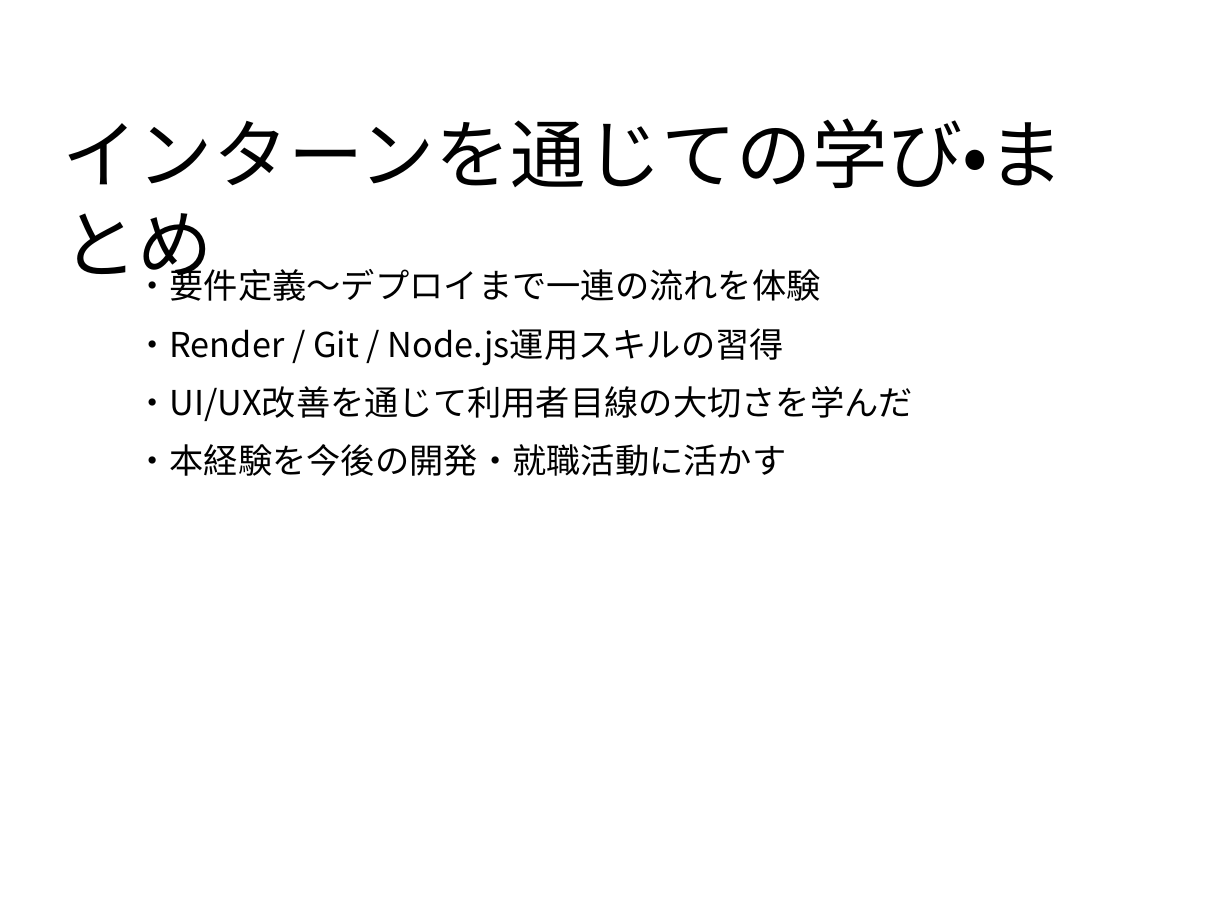
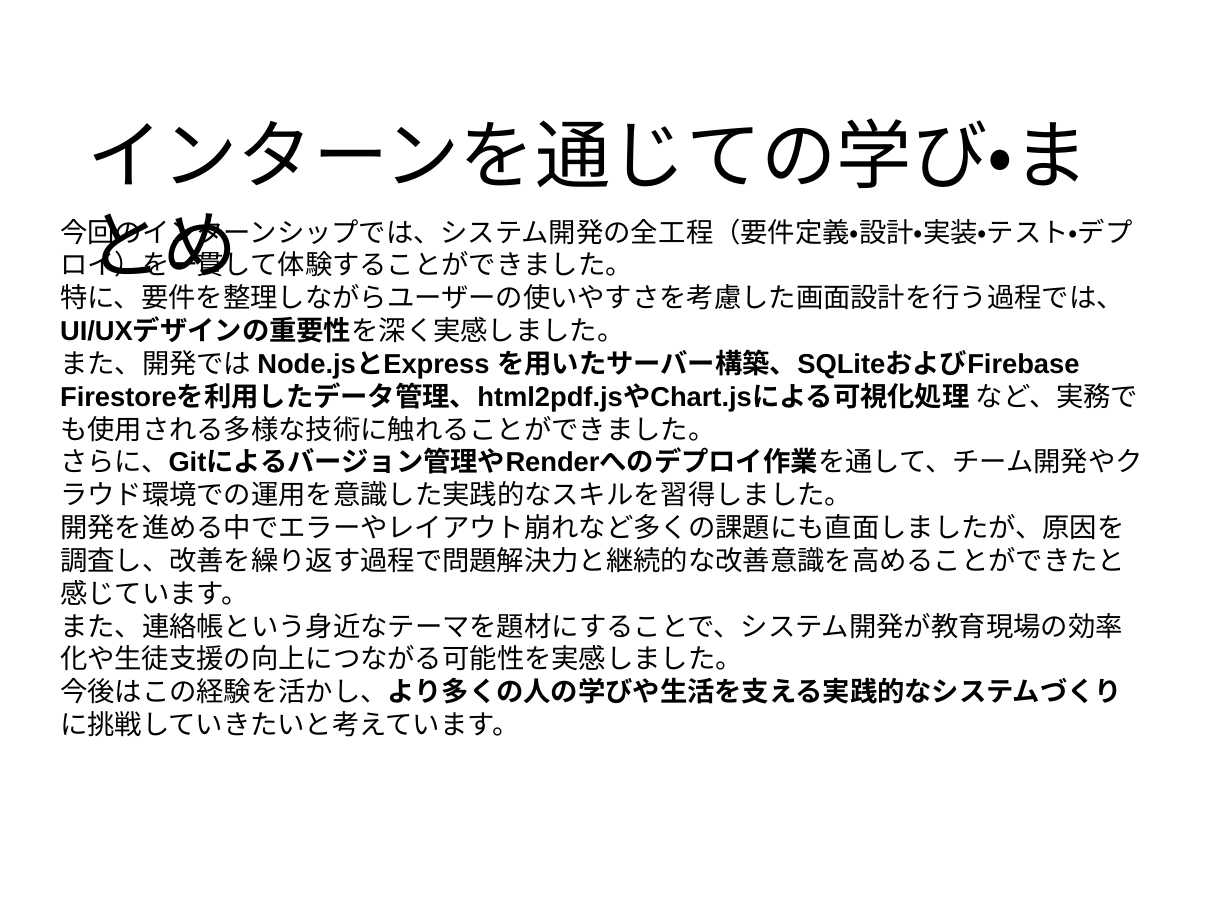
Before and after one commit to tabo0972818/school-journal, a slide deck: slide 14 of doc/SchoolJournal_Presentation_Template_v3.pptx. Drawn at 1232x924 pixels with LibreOffice and Linux fonts; fonts in the diff are those of the drawing. Boxes give left, top, right and bottom in pixels: in the first picture for what was removed or moved away, otherwise in the second. Text is boxed around its words. In the diff, an @@ line names an element or a change of style, - is before the commit and + after.

```diff
--- a/doc/SchoolJournal_Presentation_Template_v3.pptx
+++ b/doc/SchoolJournal_Presentation_Template_v3.pptx
@@ text "インターンを通じての学び・まとめ": place and size @@
-text "インターンを通じての学び・まとめ" at (62, 118, 1063, 292)
+text "インターンを通じての学び・まとめ" at (87, 118, 1088, 292)
@@ text at (60, 214, 1142, 737): text changed; size 20 to 16 pt; font Noto Sans CJK JP to Arial @@
-・要件定義〜デプロイまで一連の流れを体験
-・Render / Git / Node.js運用スキルの習得
-・UI/UX改善を通じて利用者目線の大切さを学んだ
-・本経験を今後の開発・就職活動に活かす
+今回のインターンシップでは、システム開発の全工程（要件定義・設計・実装・テスト・デプロイ）を一貫して体験することができました。
+特に、要件を整理しながらユーザーの使いやすさを考慮した画面設計を行う過程では、UI/UXデザインの重要性を深く実感しました。
+また、開発では Node.jsとExpress を用いたサーバー構築、SQLiteおよびFirebase Firestoreを利用したデータ管理、html2pdf.jsやChart.jsによる可視化処理 など、実務でも使用される多様な技術に触れることができました。
+さらに、Gitによるバージョン管理やRenderへのデプロイ作業を通して、チーム開発やクラウド環境での運用を意識した実践的なスキルを習得しました。
+開発を進める中でエラーやレイアウト崩れなど多くの課題にも直面しましたが、原因を調査し、改善を繰り返す過程で問題解決力と継続的な改善意識を高めることができたと感じています。
+また、連絡帳という身近なテーマを題材にすることで、システム開発が教育現場の効率化や生徒支援の向上につながる可能性を実感しました。
+今後はこの経験を活かし、より多くの人の学びや生活を支える実践的なシステムづくりに挑戦していきたいと考えています。
```
Also in this commit, not shown: 8 other slides changed, 7 other files.
